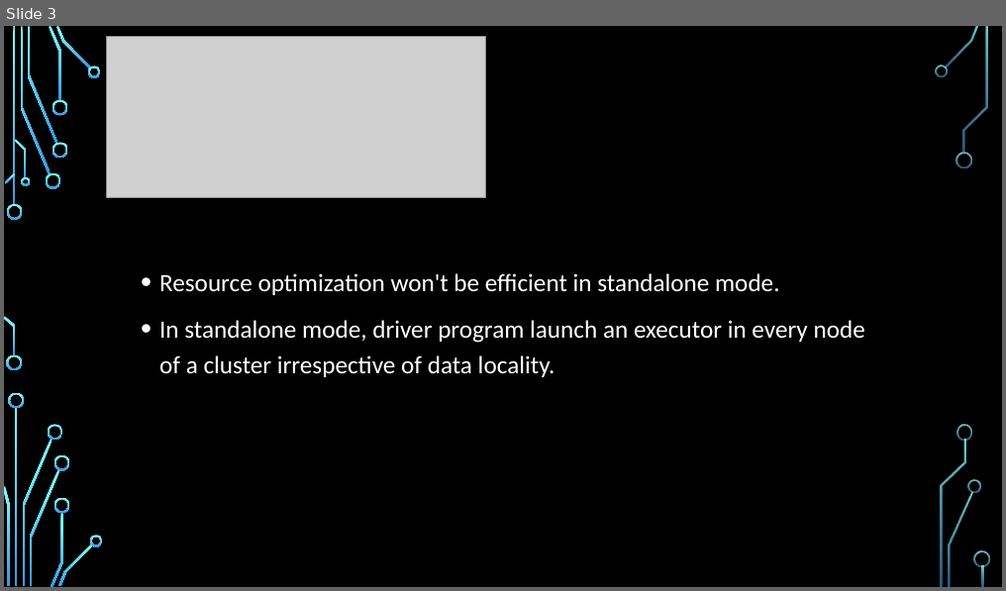
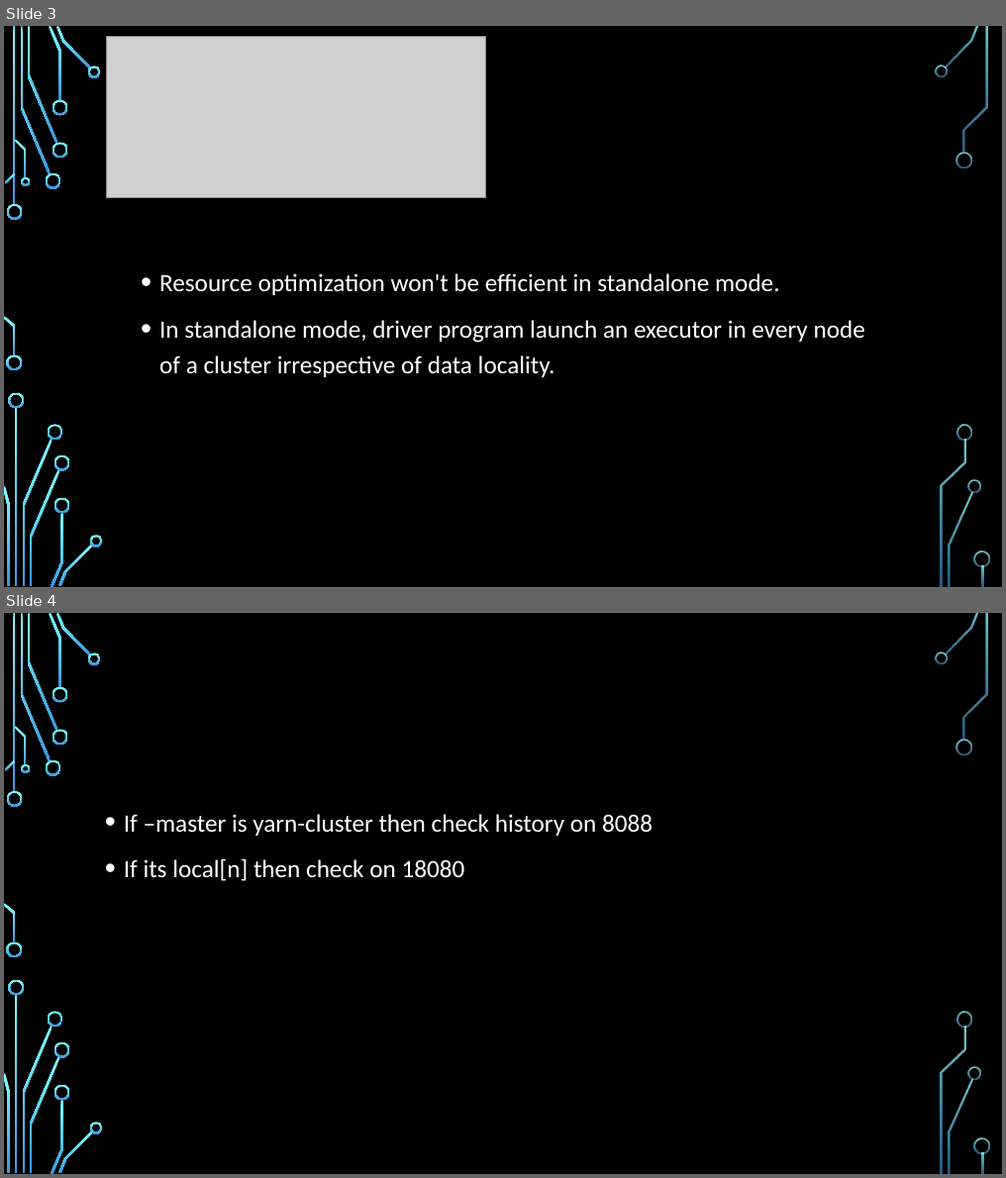
Before and after one commit to ketankk/BDppt, a slide deck: ppt/Spark.pptx. Shown one above the other, each under a label of ours: slide 3 before the commit, slides 3 and 4 after it. The pictures are 1006x591 and 1006x1178 pixels, drawn with LibreOffice and Linux fonts; fonts in the diff are those of the drawing; grey boxes stand for pictures; background and template pictures are left out. Boxes give left, top, right and bottom in pixels: in the first picture for what was removed or moved away, otherwise in the second. Text is boxed around its words. In the diff, an @@ line names an element or a change of style, - is before the commit and + after.

Commit message:
yarn kafka

```diff
--- a/ppt/Spark.pptx
+++ b/ppt/Spark.pptx
@@ slide 4 added at [4,613,1002,1174], background picture (left out); not listed: 36 template elements that a slide beside it also shows @@
@@ text added at [124,814,652,881], 24 pt, text #FFFFFF @@
+• If –master is yarn-cluster then check history on 8088
+• If its local[n] then check on 18080
```
Also in this commit, not shown: 2 other slides added, 5 other files.
